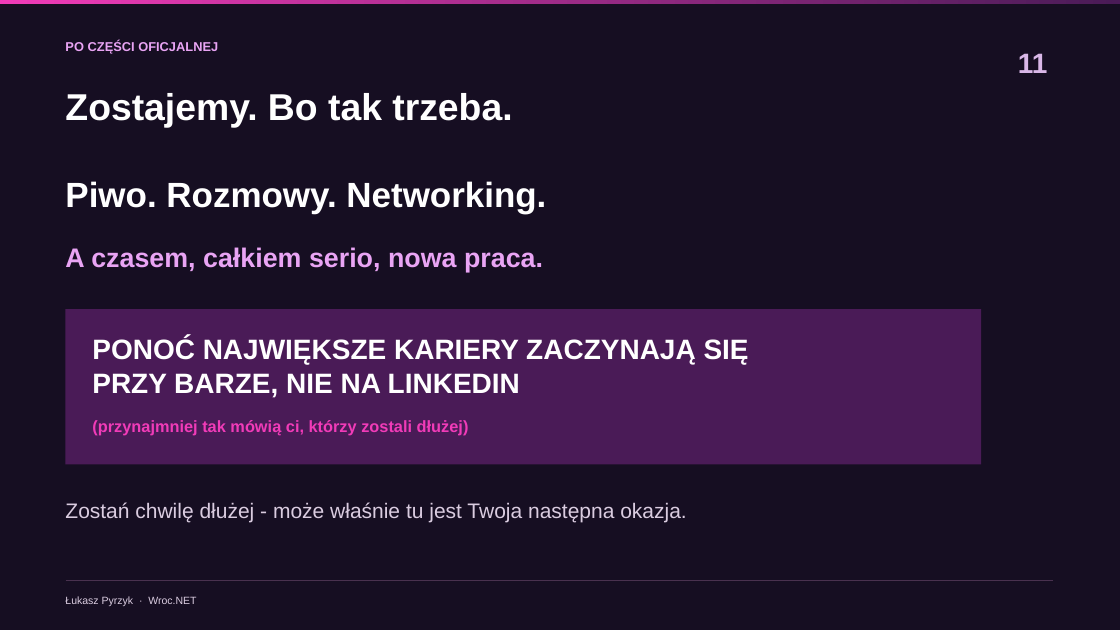
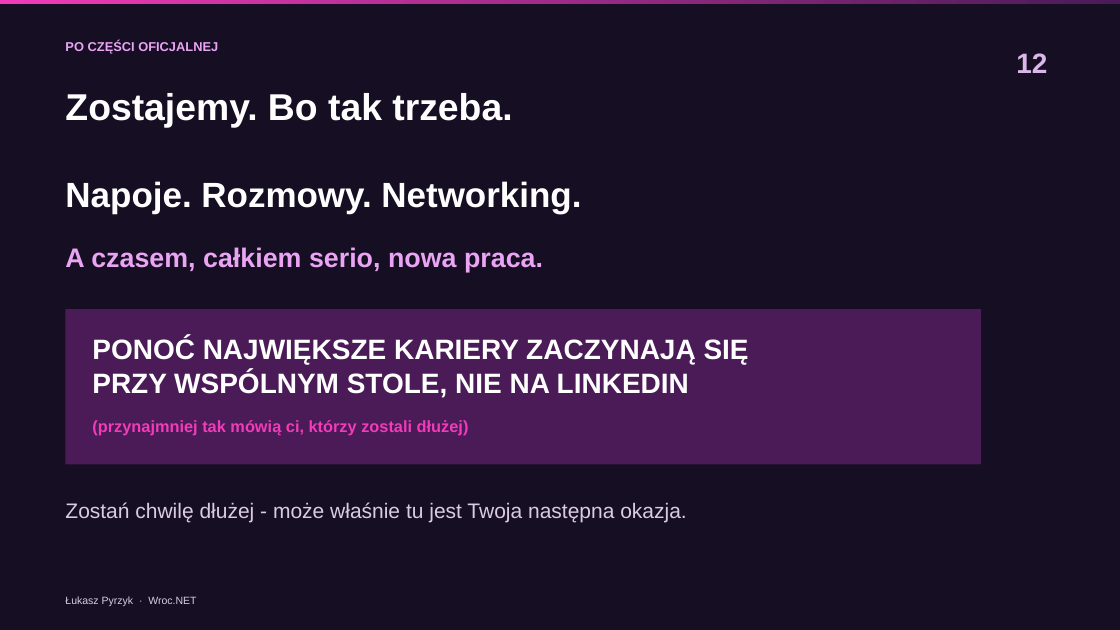
Before and after one commit to lukasz-pyrzyk/wrocnet.org, a slide deck: slide 12 of slides/172/2026-11-17-172-spotkanie.pptx (slide 11 before the commit). Drawn at 1120x630 pixels with LibreOffice and Linux fonts; fonts in the diff are those of the drawing. Boxes give left, top, right and bottom in pixels: in the first picture for what was removed or moved away, otherwise in the second. Text is boxed around its words. In the diff, an @@ line names an element or a change of style, - is before the commit and + after.

```diff
--- a/slides/172/2026-11-17-172-spotkanie.pptx
+++ b/slides/172/2026-11-17-172-spotkanie.pptx
@@ text at [1016,53,1047,73]: text changed @@
-11
+12
@@ text at [65,181,581,214]: text changed @@
-Piwo. Rozmowy. Networking.
+Napoje. Rozmowy. Networking.
@@ text at [92,371,689,398]: text changed @@
-PRZY BARZE, NIE NA LINKEDIN
+PRZY WSPÓLNYM STOLE, NIE NA LINKEDIN
@@ line removed from (66, 581) to (1053, 581) @@
```
Also in this commit, not shown: 12 other slides changed, 2 slides added, 1 slide removed, 4 other files.
